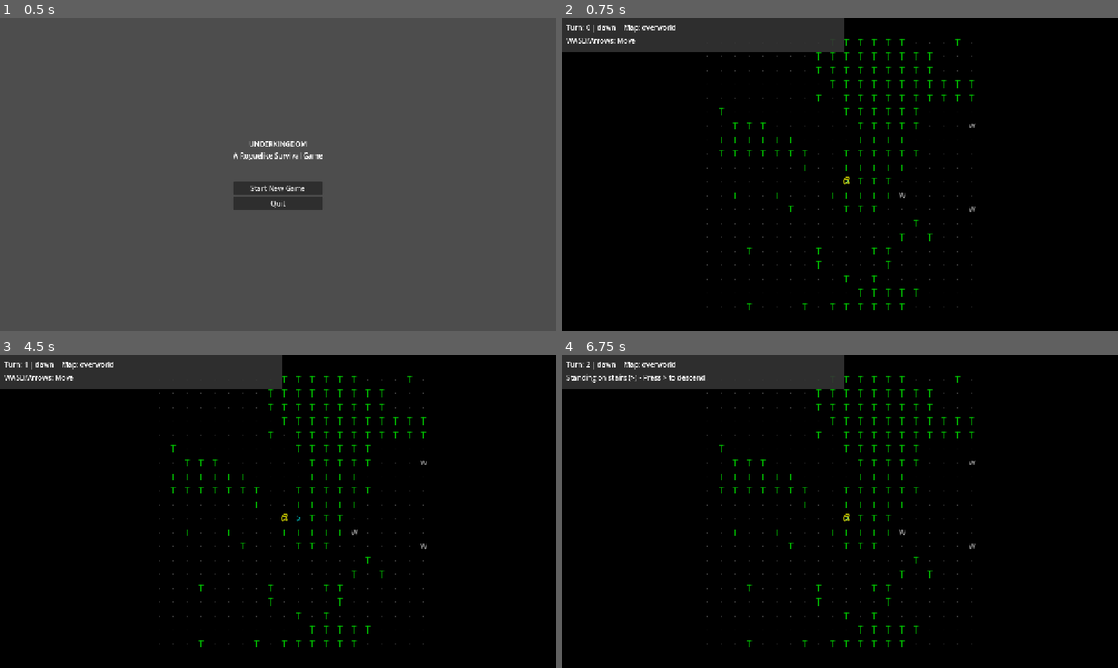
Above: before the commit, frames 1-4 (two rows, left to right).
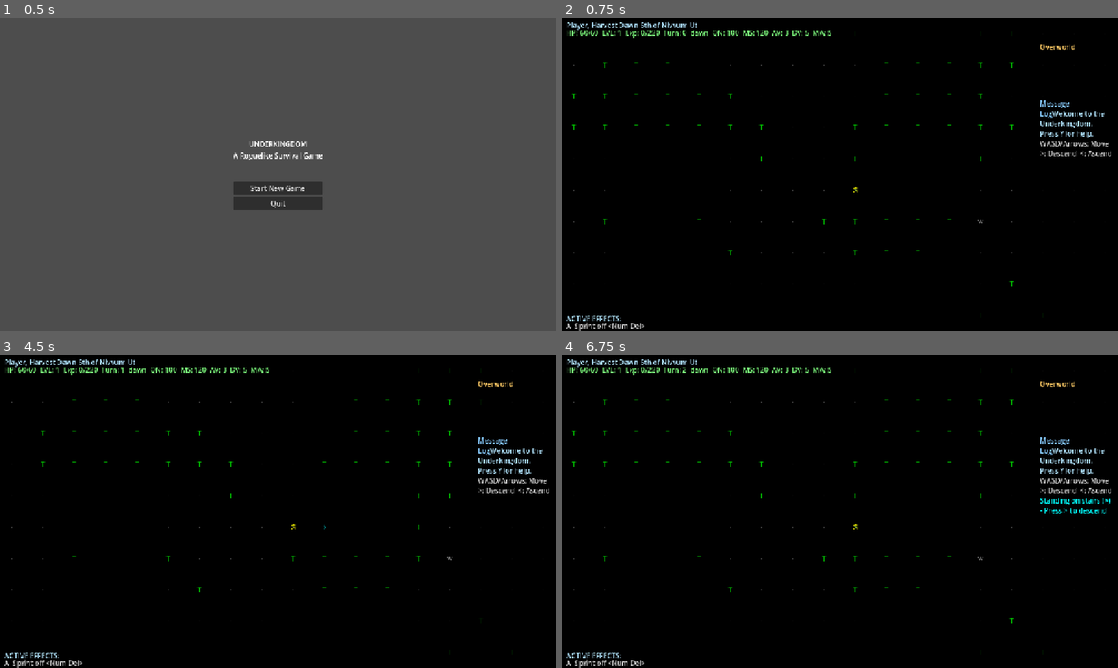
Above: after the commit, the same moments.

Repository: stevenraines/underkingdom-godot-cc
Game: Godot game, scene res://scenes/main.tscn
Two runs of this game, one before a commit and one after it. Both use one fixed random seed, a clock stepped at 60 frames per second and the inputs below.
Inputs:
- Up to frame 1 (0.5 s): no input
- Up to frame 2 (0.75 s): click "Start New Game" at 0.5 s
- Up to frame 3 (4.5 s): tap Enter at 1.25, 2.75, 4.25 s; hold Right (ui_right) 1.28-2.03 s; tap Space at 2, 3.5 s; hold Down (ui_down) 2.03-2.78 s; hold Right (ui_right) 2.78-3.53 s; hold Up (ui_up) 3.53-4.28 s; hold Left (ui_left) from 4.28 s (still down)
- Up to frame 4 (6.75 s): tap Space at 5 s; release Left (ui_left) at 5.78 s; hold Down (ui_down) 5.78-6.53 s; hold Right (ui_right) from 6.53 s (still down)

Frame 1 is identical in both runs. In frame 2, 7.7% of the frame differs, in the area x 0-99%, y 0-100%; in frame 3, 7.7%; in frame 4, 7.9%.

Commit message:
feat: Update ASCII rendering system with enhanced tile size and character mappings; improve HUD layout and message logging

Diff:
--- a/rendering/ascii_renderer.gd
+++ b/rendering/ascii_renderer.gd
@@ -6,26 +6,28 @@
 ## Renders the game world using ASCII characters.
 ## Uses two TileMapLayer nodes: one for terrain, one for entities.
 
-const TILE_SIZE = 16
+const TILE_SIZE = 48
 
 # Child nodes (set in scene or _ready)
 @onready var terrain_layer: TileMapLayer = $TerrainLayer
 @onready var entity_layer: TileMapLayer = $EntityLayer
 @onready var camera: Camera2D = $Camera
 
-# Tile ID mappings (char -> source_id)
+# Tile ID mappings (char -> atlas coordinates)
+# ASCII characters 32-126 are laid out in a 16-column grid
+# To get tile coordinates from char: col = (char_code - 32) % 16, row = (char_code - 32) / 16
 var tile_map: Dictionary = {
-	"@": 0,   # Player
-	".": 1,   # Floor
-	"#": 2,   # Wall
-	"+": 3,   # Door
-	">": 4,   # Stairs down
-	"<": 5,   # Stairs up
-	"T": 6,   # Tree
-	"~": 7,   # Water
-	"r": 8,   # Grave Rat
-	"W": 9,   # Barrow Wight
-	"w": 10,  # Woodland Wolf
+	"@": 32,   # Player (ASCII 64)
+	".": 14,   # Floor (ASCII 46)
+	"#": 3,    # Wall (ASCII 35)
+	"+": 11,   # Door (ASCII 43)
+	">": 30,   # Stairs down (ASCII 62)
+	"<": 28,   # Stairs up (ASCII 60)
+	"T": 52,   # Tree (ASCII 84)
+	"~": 62,   # Water (ASCII 126)
+	"r": 82,   # Grave Rat (ASCII 114)
+	"W": 55,   # Barrow Wight (ASCII 87)
+	"w": 87,   # Woodland Wolf (ASCII 119)
 }
 
 # Color mapping for tiles
@@ -58,8 +60,9 @@
 		entity_layer.tile_set = _create_ascii_tileset()
 
 	# Set camera zoom for better visibility
+	# With 48px tiles (3x larger than original 16px), use higher zoom to make them appear larger
 	if camera:
-		camera.zoom = Vector2(2.0, 2.0)
+		camera.zoom = Vector2(1.5, 1.5)
 
 ## Create ASCII tileset from sprite sheet
 func _create_ascii_tileset() -> TileSet:
@@ -80,27 +83,40 @@
 	source.texture = texture
 	source.texture_region_size = Vector2i(TILE_SIZE, TILE_SIZE)
 
-	# Add tiles for each character
-	for i in range(11):  # We have 11 characters (8 terrain + 3 enemies)
-		source.create_tile(Vector2i(i, 0))
+	# Add tiles for all ASCII characters (95 characters in 16x6 grid)
+	# Characters 32-126 laid out left-to-right, top-to-bottom
+	for i in range(95):
+		var col = i % 16
+		var row = i / 16
+		source.create_tile(Vector2i(col, row))
 
 	tileset.add_source(source, 0)
 	return tileset
 
-## Generate texture atlas with ASCII characters
+## Generate texture atlas with ASCII characters (fallback if PNG fails to load)
 func _generate_ascii_texture() -> ImageTexture:
-	var chars = ["@", ".", "#", "+", ">", "<", "T", "~", "r", "W", "w"]
-	var atlas_width = chars.size() * TILE_SIZE
-	var atlas_height = TILE_SIZE
+	# Generate all printable ASCII characters in 16x6 grid
+	var chars = []
+	for i in range(32, 127):  # ASCII 32-126 (95 characters)
+		chars.append(char(i))
+
+	var tiles_per_row = 16
+	var num_rows = 6
+	var atlas_width = tiles_per_row * TILE_SIZE
+	var atlas_height = num_rows * TILE_SIZE
 
 	var image = Image.create(atlas_width, atlas_height, false, Image.FORMAT_RGBA8)
 	image.fill(Color(0, 0, 0, 0))  # Transparent background
 
-	# Draw each character using a font
+	# Draw each character in grid layout
 	for i in range(chars.size()):
-		var char = chars[i]
-		var color = tile_colors.get(char, Color.WHITE)
-		_draw_char_to_image(image, char, i * TILE_SIZE, 0, color)
+		var c = chars[i]
+		var col = i % tiles_per_row
+		var row = i / tiles_per_row
+		var x_offset = col * TILE_SIZE
+		var y_offset = row * TILE_SIZE
+		var color = tile_colors.get(c, Color(0.78, 0.78, 0.78))  # Default light gray
+		_draw_char_to_image(image, c, x_offset, y_offset, color)
 
 	return ImageTexture.create_from_image(image)
 
@@ -155,16 +171,28 @@
 	if not terrain_layer:
 		return
 
-	var tile_id = tile_map.get(tile_type, 1)  # Default to floor
-	terrain_layer.set_cell(position, 0, Vector2i(tile_id, 0))
+	# Get the tile index from tile_map, or calculate from ASCII code
+	var tile_index = tile_map.get(tile_type, 14)  # Default to floor (ASCII 46, index 14)
+
+	# Convert linear index to grid coordinates (16 columns)
+	var col = tile_index % 16
+	var row = tile_index / 16
+
+	terrain_layer.set_cell(position, 0, Vector2i(col, row))
 
 ## Render an entity
 func render_entity(position: Vector2i, entity_type: String, color: Color = Color.WHITE) -> void:
 	if not entity_layer:
 		return
 
-	var tile_id = tile_map.get(entity_type, 0)
-	entity_layer.set_cell(position, 0, Vector2i(tile_id, 0))
+	# Get the tile index from tile_map, or calculate from ASCII code
+	var tile_index = tile_map.get(entity_type, 32)  # Default to @ (player, ASCII 64, index 32)
+
+	# Convert linear index to grid coordinates (16 columns)
+	var col = tile_index % 16
+	var row = tile_index / 16
+
+	entity_layer.set_cell(position, 0, Vector2i(col, row))
 
 ## Clear entity at position
 func clear_entity(position: Vector2i) -> void:
--- a/scenes/game.gd
+++ b/scenes/game.gd
@@ -9,8 +9,11 @@
 var input_handler: Node
 
 @onready var hud: CanvasLayer = $HUD
-@onready var turn_counter: Label = $HUD/TurnCounter
-@onready var message_label: Label = $HUD/MessageLabel
+@onready var character_info_label: Label = $HUD/TopBar/CharacterInfo
+@onready var status_line: Label = $HUD/TopBar/StatusLine
+@onready var location_label: Label = $HUD/RightSidebar/LocationLabel
+@onready var message_log: RichTextLabel = $HUD/RightSidebar/MessageLog
+@onready var active_effects_label: Label = $HUD/BottomBar/ActiveEffects
 
 func _ready() -> void:
 	# Get renderer reference
@@ -18,6 +21,9 @@
 
 	# Get input handler
 	input_handler = $InputHandler
+
+	# Set UI colors
+	_setup_ui_colors()
 
 	# Start new game
 	GameManager.start_new_game()
@@ -55,6 +61,10 @@
 	# Update HUD
 	_update_hud()
 
+	# Add welcome message
+	_add_message("Welcome to the Underkingdom. Press ? for help.", Color(0.7, 0.9, 1.0))
+	_add_message("WASD/Arrows: Move  >: Descend  <: Ascend", Color(0.8, 0.8, 0.8))
+
 	print("Game scene initialized")
 
 ## Render the entire current map
@@ -114,23 +124,58 @@
 
 ## Update HUD display
 func _update_hud() -> void:
-	if turn_counter:
+	if not player:
+		return
+
+	# Update character info line
+	if character_info_label:
+		character_info_label.text = "Player, Harvest Dawn %dth of Nivvum Ut" % (TurnManager.current_turn / 1000 + 6)
+
+	# Update status line with all stats
+	if status_line:
+		var hp_text = "HP: %d/%d" % [player.current_health, player.max_health]
+		var level_text = "LVL: 1"
+		var exp_text = "Exp: 0/220"
+		var turn_text = "Turn: %d" % TurnManager.current_turn
+		var time_text = TurnManager.time_of_day
+
+		# Placeholder stats (QN=Quickness, MS=Move Speed, AV=Armor Value, DV=Dodge Value, MA=Mental Armor)
+		var qn_text = "QN: 100"
+		var ms_text = "MS: 120"
+		var av_text = "AV: 3"
+		var dv_text = "DV: 5"
+		var ma_text = "MA: 5"
+
+		status_line.text = "%s  %s  %s  %s  %s  %s  %s  %s  %s  %s" % [
+			hp_text, level_text, exp_text, turn_text, time_text,
+			qn_text, ms_text, av_text, dv_text, ma_text
+		]
+
+	# Update location
+	if location_label:
 		var map_name = MapManager.current_map.map_id if MapManager.current_map else "Unknown"
-		turn_counter.text = "Turn: %d | %s | Map: %s" % [TurnManager.current_turn, TurnManager.time_of_day, map_name]
+		location_label.text = map_name.replace("_", " ").capitalize()
 
 ## Update message based on player position
 func _update_message() -> void:
-	if not message_label or not player or not MapManager.current_map:
+	if not message_log or not player or not MapManager.current_map:
 		return
 
 	var tile = MapManager.current_map.get_tile(player.position)
 
 	if tile.tile_type == "stairs_down":
-		message_label.text = "Standing on stairs (>) - Press > to descend"
+		_add_message("Standing on stairs (>) - Press > to descend", Color.CYAN)
 	elif tile.tile_type == "stairs_up":
-		message_label.text = "Standing on stairs (<) - Press < to ascend"
-	else:
-		message_label.text = "WASD/Arrows: Move"
+		_add_message("Standing on stairs (<) - Press < to ascend", Color.CYAN)
+
+## Add a message to the message log
+func _add_message(text: String, color: Color = Color.WHITE) -> void:
+	if not message_log:
+		return
+
+	var color_hex = color.to_html(false)
+	var formatted_message = "[color=#%s]%s[/color]\n" % [color_hex, text]
+	message_log.append_text(formatted_message)
 
 ## Spawn enemies from map metadata
 func _spawn_map_enemies() -> void:
@@ -204,3 +249,19 @@
 		return false
 
 	return true
+
+## Setup UI element colors
+func _setup_ui_colors() -> void:
+	if character_info_label:
+		character_info_label.add_theme_color_override("font_color", Color(0.7, 0.9, 1.0))
+	if status_line:
+		status_line.add_theme_color_override("font_color", Color(0.5, 1.0, 0.5))
+	if location_label:
+		location_label.add_theme_color_override("font_color", Color(1.0, 0.8, 0.4))
+	if active_effects_label:
+		active_effects_label.add_theme_color_override("font_color", Color(0.7, 0.9, 1.0))
+
+	# Set ability label color
+	var ability1 = $HUD/BottomBar/Abilities/Ability1
+	if ability1:
+		ability1.add_theme_color_override("font_color", Color(0.8, 0.8, 0.8))
--- a/scenes/game.tscn
+++ b/scenes/game.tscn
@@ -30,23 +30,69 @@
 
 [node name="HUD" type="CanvasLayer" parent="."]
 
-[node name="Background" type="ColorRect" parent="HUD"]
+[node name="TopBar" type="ColorRect" parent="HUD"]
 offset_left = 0.0
 offset_top = 0.0
-offset_right = 650.0
-offset_bottom = 80.0
-color = Color(0.2, 0.2, 0.2, 0.9)
+offset_right = 1280.0
+offset_bottom = 45.0
+color = Color(0, 0, 0, 0.9)
 
-[node name="TurnCounter" type="Label" parent="HUD"]
+[node name="CharacterInfo" type="Label" parent="HUD/TopBar"]
+offset_left = 10.0
+offset_top = 5.0
+offset_right = 400.0
+offset_bottom = 20.0
+text = "Player, Harvest Dawn 6th of Nivvum Ut"
+
+[node name="StatusLine" type="Label" parent="HUD/TopBar"]
+offset_left = 10.0
+offset_top = 22.0
+offset_right = 1270.0
+offset_bottom = 40.0
+text = "HP: 18/18  LVL: 1  Exp: 0/220  Turn: 0  dawn  QN: 100  MS: 120  AV: 3  DV: 5  MA: 5"
+
+[node name="RightSidebar" type="ColorRect" parent="HUD"]
+offset_left = 1090.0
+offset_top = 45.0
+offset_right = 1280.0
+offset_bottom = 720.0
+color = Color(0, 0, 0, 0.9)
+
+[node name="LocationLabel" type="Label" parent="HUD/RightSidebar"]
 offset_left = 10.0
 offset_top = 10.0
-offset_right = 400.0
-offset_bottom = 40.0
-text = "Turn: 0 | dawn"
+offset_right = 180.0
+offset_bottom = 30.0
+text = "Location"
 
-[node name="MessageLabel" type="Label" parent="HUD"]
+[node name="MessageLog" type="RichTextLabel" parent="HUD/RightSidebar"]
 offset_left = 10.0
-offset_top = 40.0
+offset_top = 140.0
+offset_right = 180.0
+offset_bottom = 380.0
+bbcode_enabled = true
+text = "[color=#88CCFF]Message Log[/color]"
+scroll_following = true
+
+[node name="BottomBar" type="ColorRect" parent="HUD"]
+offset_left = 0.0
+offset_top = 675.0
+offset_right = 1090.0
+offset_bottom = 720.0
+color = Color(0, 0, 0, 0.9)
+
+[node name="ActiveEffects" type="Label" parent="HUD/BottomBar"]
+offset_left = 10.0
+offset_top = 5.0
 offset_right = 600.0
-offset_bottom = 70.0
-text = "WASD/Arrows: Move"
+offset_bottom = 20.0
+text = "ACTIVE EFFECTS:"
+
+[node name="Abilities" type="HBoxContainer" parent="HUD/BottomBar"]
+offset_left = 10.0
+offset_top = 22.0
+offset_right = 1070.0
+offset_bottom = 42.0
+
+[node name="Ability1" type="Label" parent="HUD/BottomBar/Abilities"]
+text = "A  Sprint off <Num Del>"
Binary file changed: rendering/tilesets/ascii_tileset.png
Not shown, changed: rendering/generate_ascii_tileset.py
